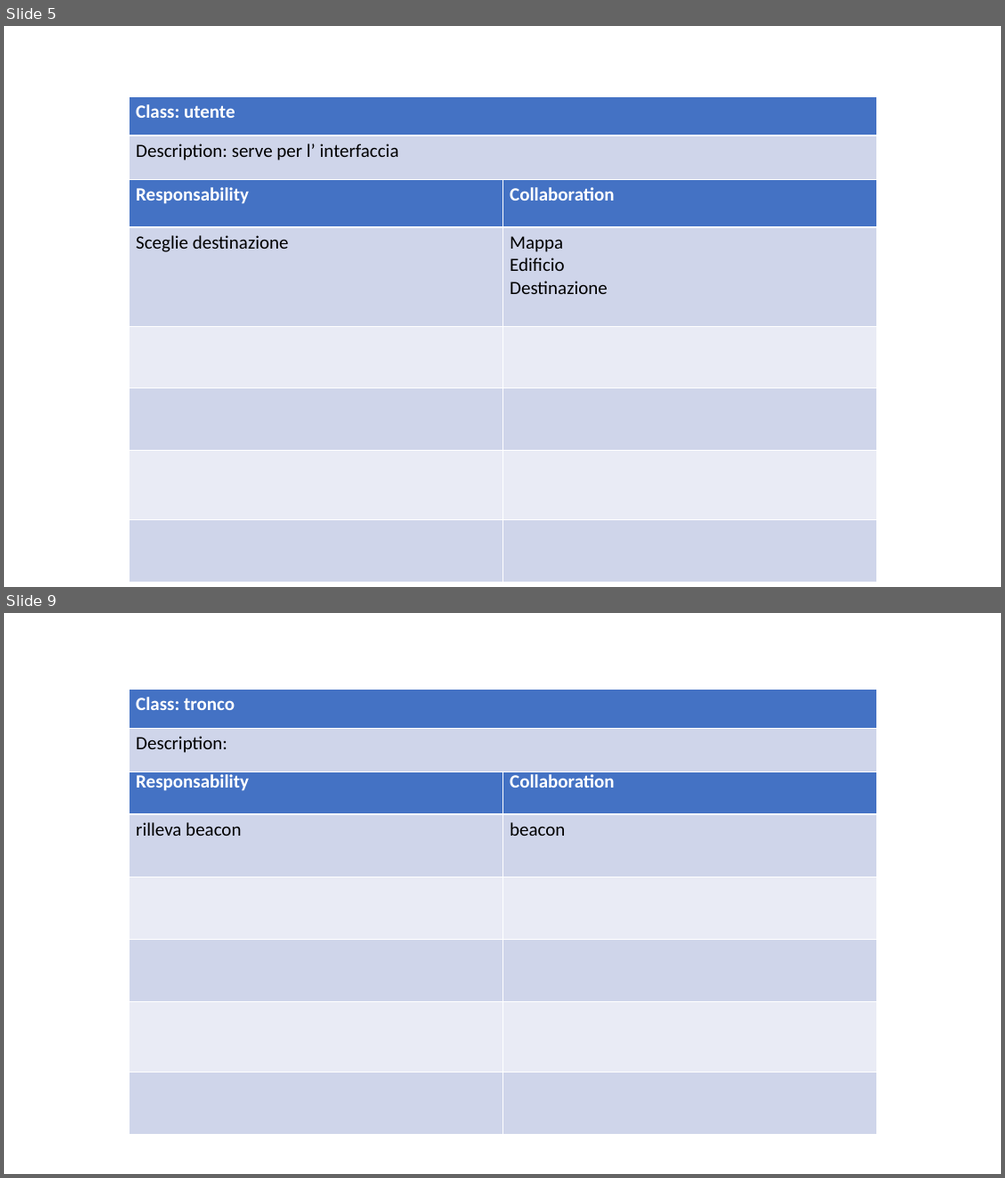
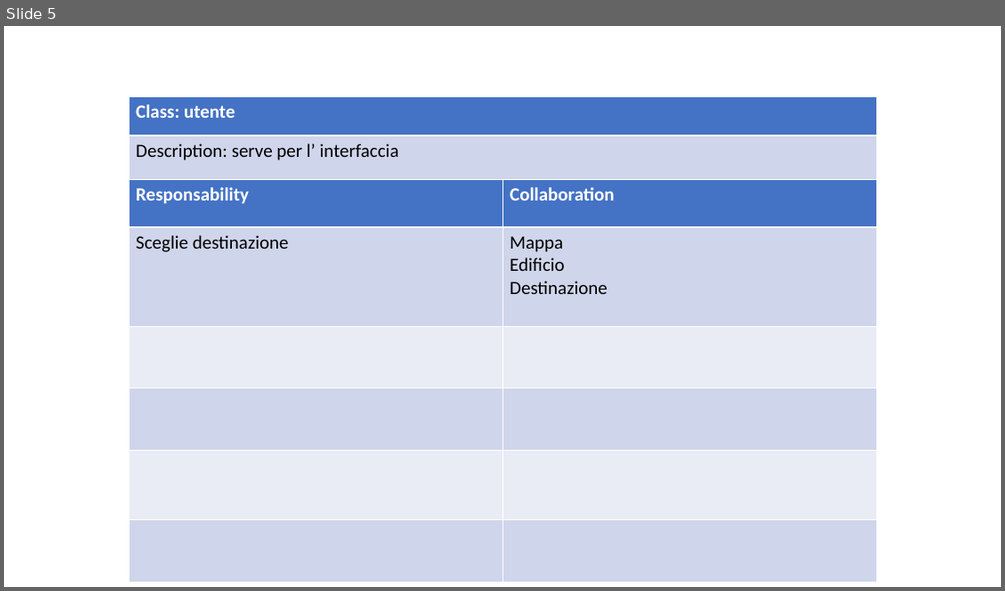
Before and after one commit to ecorradini/ProgettoIDS, a slide deck: AnalisiRequisiti/CRC/UT2/ClassiDiAnalisiUT2.ppt. Shown one above the other, each under a label of ours: slides 5 and 9 before the commit, slide 5 after it; the slides between them are not shown. The pictures are 1005x1178 and 1005x591 pixels, drawn with LibreOffice and Linux fonts; fonts in the diff are those of the drawing. Boxes give left, top, right and bottom in pixels: in the first picture for what was removed or moved away, otherwise in the second. Text is boxed around its words. In the diff, an @@ line names an element or a change of style, - is before the commit and + after.

```diff
--- a/AnalisiRequisiti/CRC/UT2/ClassiDiAnalisiUT2.ppt
+++ b/AnalisiRequisiti/CRC/UT2/ClassiDiAnalisiUT2.ppt
@@ slide 9 removed at (4, 613, 1001, 1174), background #FFFFFF @@
@@ table removed at (129, 689, 876, 771), 2 rows, 1 columns @@
-Class: tronco
-Description:
@@ table removed at (129, 766, 876, 1133), 6 rows, 2 columns @@
-Responsability | Collaboration
-rilleva beacon | beacon
- | 
- | 
- | 
- | 
```
Also in this commit, not shown: 6 slides changed, 1 slide added, 1 other slide removed, 1 other file.
